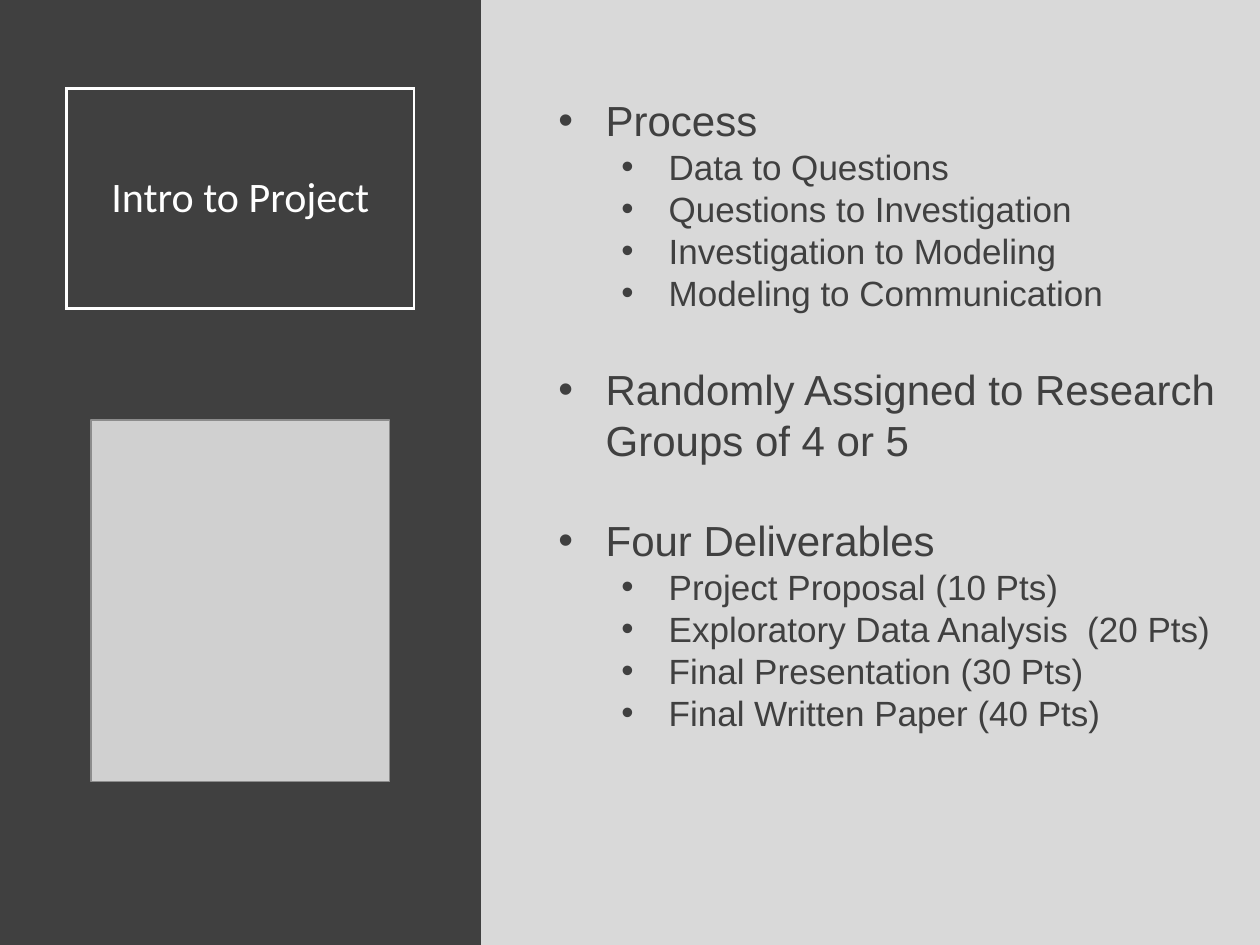
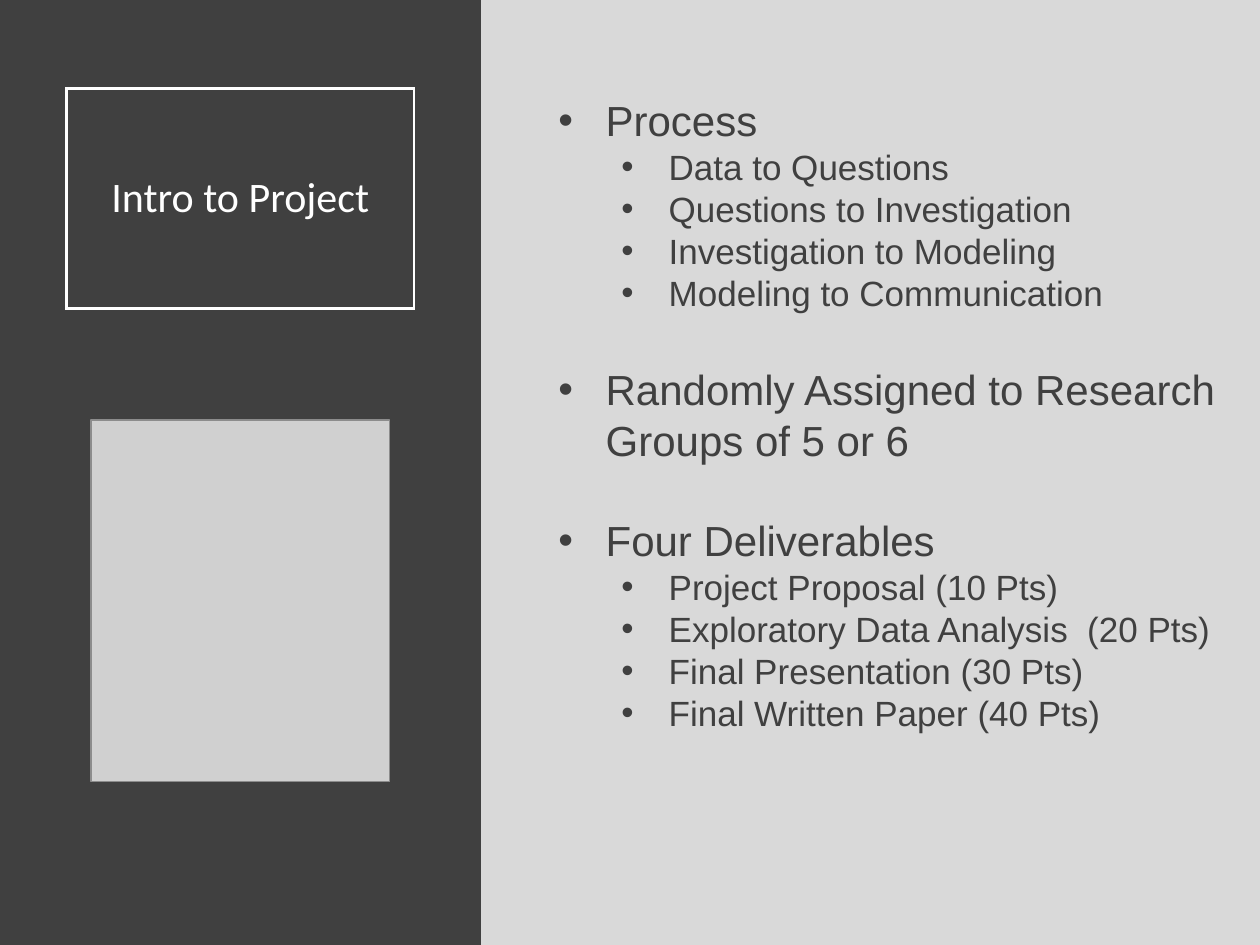
Before and after one commit to SuperMarioGiacomazzo/STOR320_WEBSITE, a slide deck: slide 2 of Lecture/Final Project 1/Final_Project_1_Lecture.pptx. Drawn at 1260x945 pixels with LibreOffice and Linux fonts; fonts in the diff are those of the drawing; grey boxes stand for pictures. Boxes give left, top, right and bottom in pixels: in the first picture for what was removed or moved away, otherwise in the second. Text is boxed around its words. In the diff, an @@ line names an element or a change of style, - is before the commit and + after.

```diff
--- a/Lecture/Final Project 1/Final_Project_1_Lecture.pptx
+++ b/Lecture/Final Project 1/Final_Project_1_Lecture.pptx
@@ text at bbox=[606, 374, 1215, 464]: text changed @@
-• Randomly Assigned to Research Groups of 4 or 5
+• Randomly Assigned to Research Groups of 5 or 6
```
Also in this commit, not shown: 3 other files.
